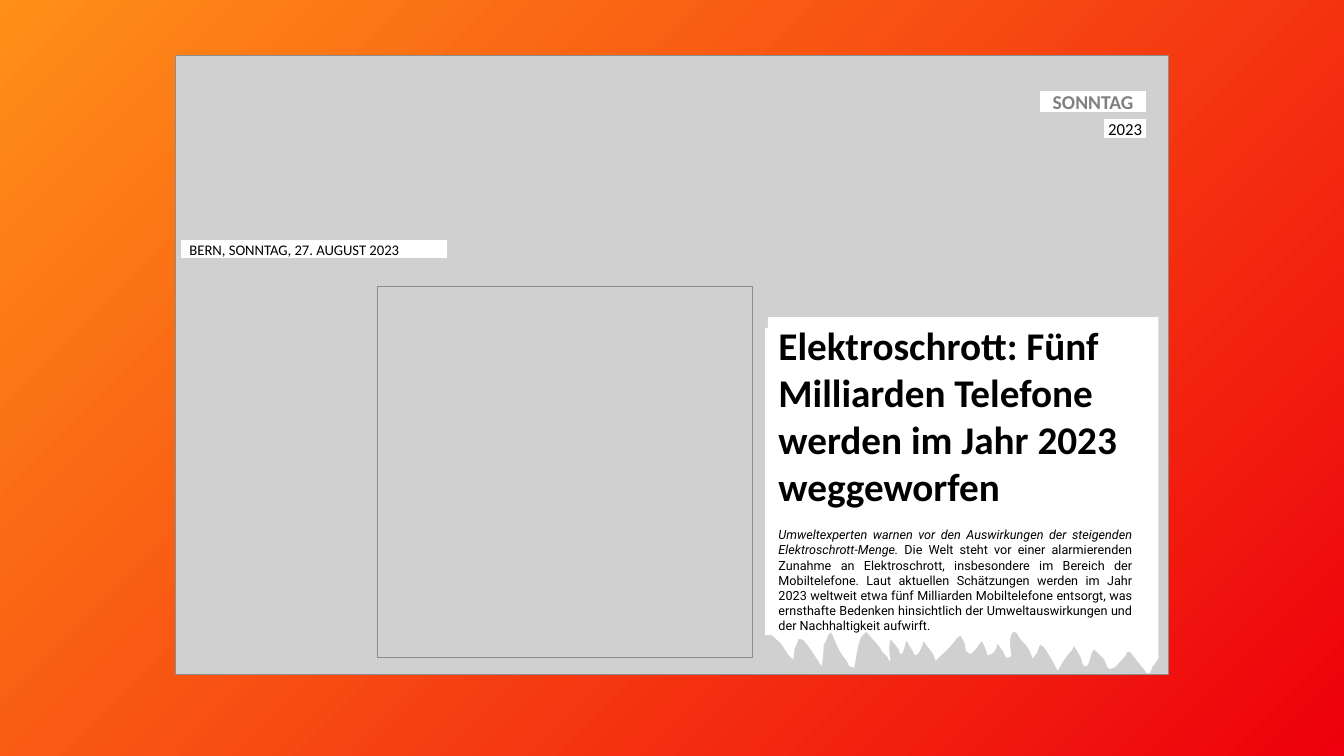
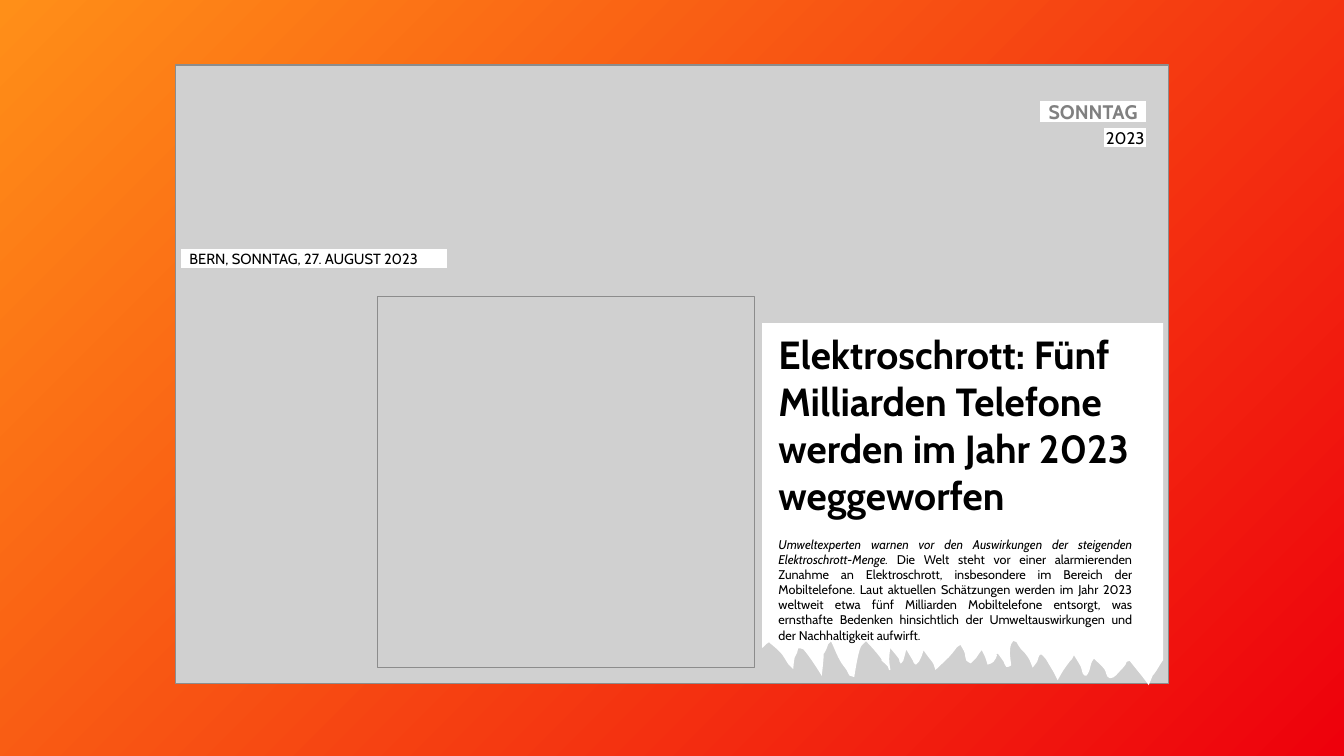
Before and after one commit to tjahn/piaapp, a slide deck: slide 5 of documentation/Pitch GVB Fire Alert.pptx (slide 6 before the commit). Drawn at 1344x756 pixels with LibreOffice and Linux fonts; fonts in the diff are those of the drawing; grey boxes stand for pictures. Boxes give left, top, right and bottom in pixels: in the first picture for what was removed or moved away, otherwise in the second. Text is boxed around its words. In the diff, an @@ line names an element or a change of style, - is before the commit and + after.

```diff
--- a/documentation/Pitch GVB Fire Alert.pptx
+++ b/documentation/Pitch GVB Fire Alert.pptx
@@ font Calibri to Cabin in 4 elements at [1105, 129, 1146, 146], [181, 250, 447, 267], [778, 339, 1129, 520], [1041, 102, 1145, 121] @@
@@ 3 rectangles, 2 pictures, 2 texts: place and size @@
-3 rectangles, 2 pictures, 2 texts at [175, 55, 1169, 675]
+3 rectangles, 2 pictures, 2 texts at [175, 66, 1169, 685]
@@ freeform shape: place and size @@
-freeform shape at [768, 318, 1157, 673]
+freeform shape at [763, 324, 1164, 684]
@@ rectangle removed at [765, 329, 779, 634] @@
@@ text "Umweltexperten warnen vor den Auswirkungen ..." at [778, 539, 1133, 643]: font Roboto to Cabin @@
```
Also in this commit, not shown: 5 other slides changed, 1 slide removed.
